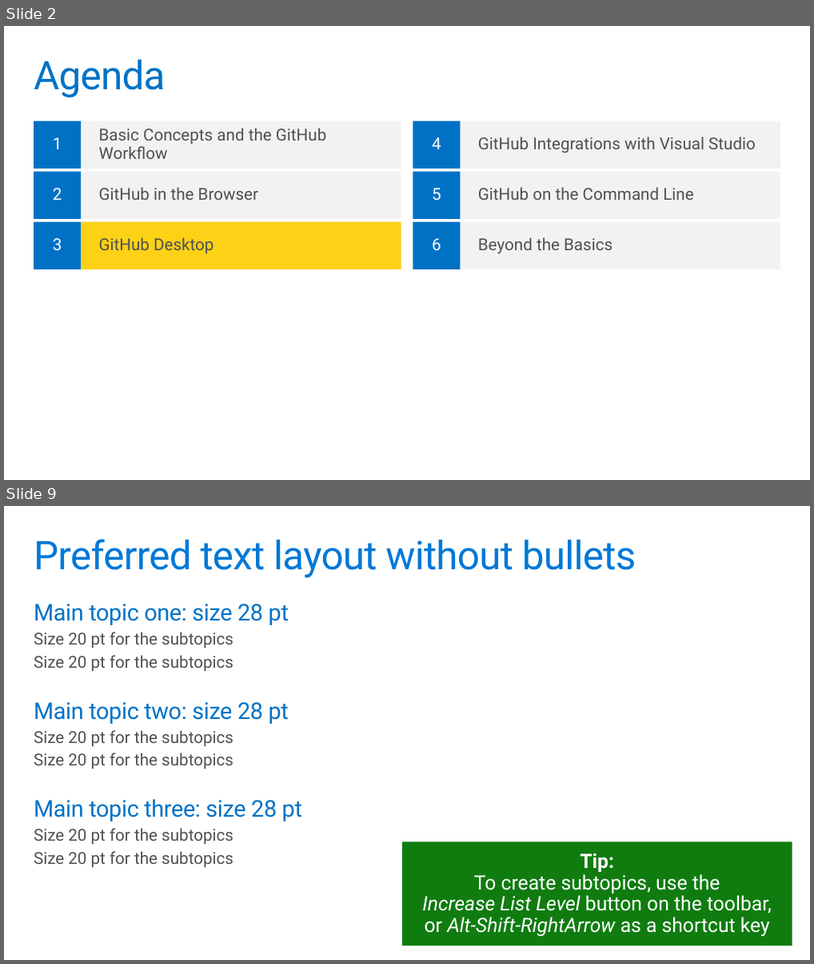
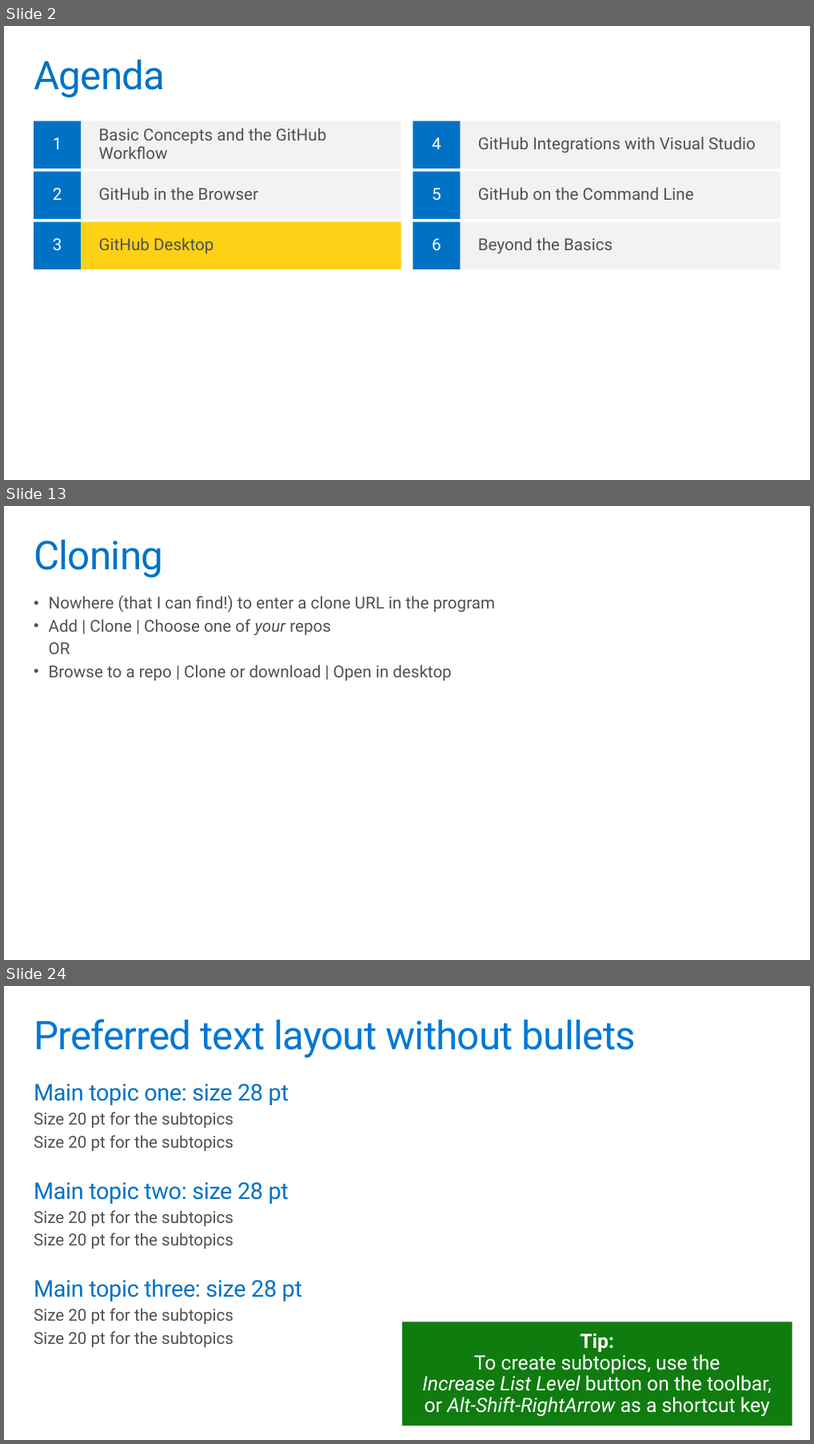
Before and after one commit to codefoster/gh-ms-mva, a slide deck: slides/m3.pptx. Shown one above the other, each under a label of ours: slides 2 and 9 before the commit, slides 2, 13 and 24 after it; the slides between them are not shown. The pictures are 814x964 and 814x1444 pixels, drawn with LibreOffice and Linux fonts; fonts in the diff are those of the drawing; background and template pictures are left out. Boxes give left, top, right and bottom in pixels: in the first picture for what was removed or moved away, otherwise in the second. Text is boxed around its words. In the diff, an @@ line names an element or a change of style, - is before the commit and + after.

```diff
--- a/slides/m3.pptx
+++ b/slides/m3.pptx
@@ slide 13 added at <box>4,506,810,960</box>, background #FFFFFF @@
@@ title added at <box>34,540,163,578</box>, 48 pt, text #0072C6 @@
+Cloning
@@ text added at <box>49,595,496,680</box>, 20 pt, text #505050 @@
+• Nowhere (that I can find!) to enter a clone URL in the program
+• Add | Clone | Choose one of your repos
+  OR
+• Browse to a repo | Clone or download | Open in desktop
@@ what was slide 9 is now slide 24 @@
```
Also in this commit, not shown: 7 slides changed, 14 other slides added.
